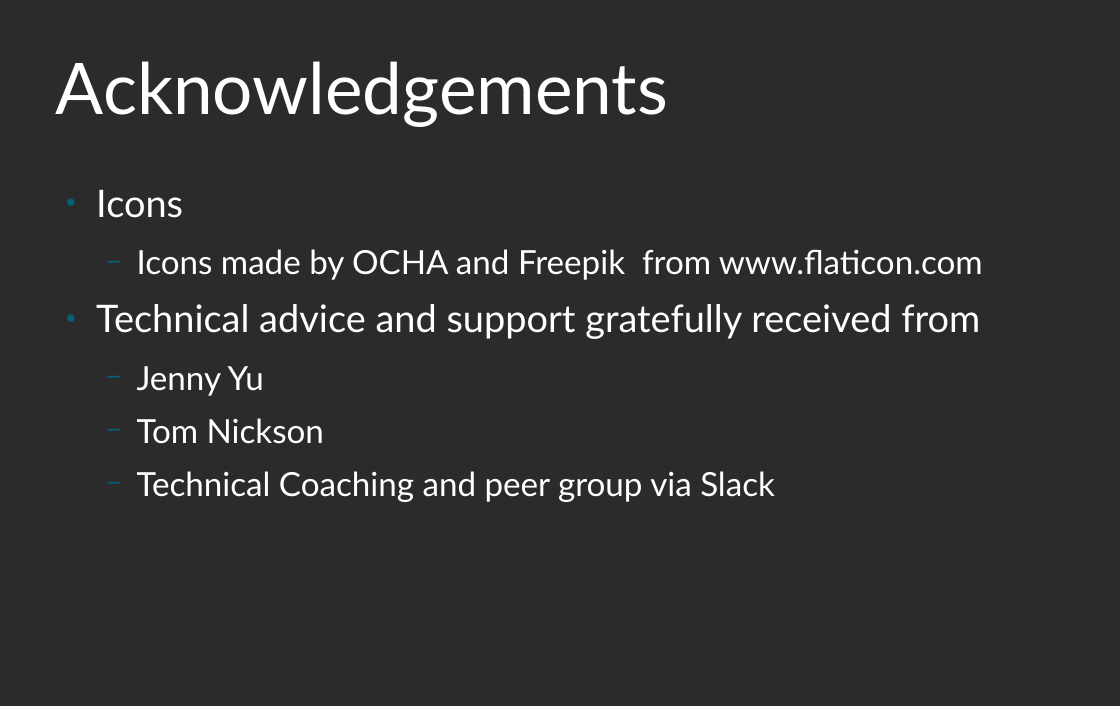
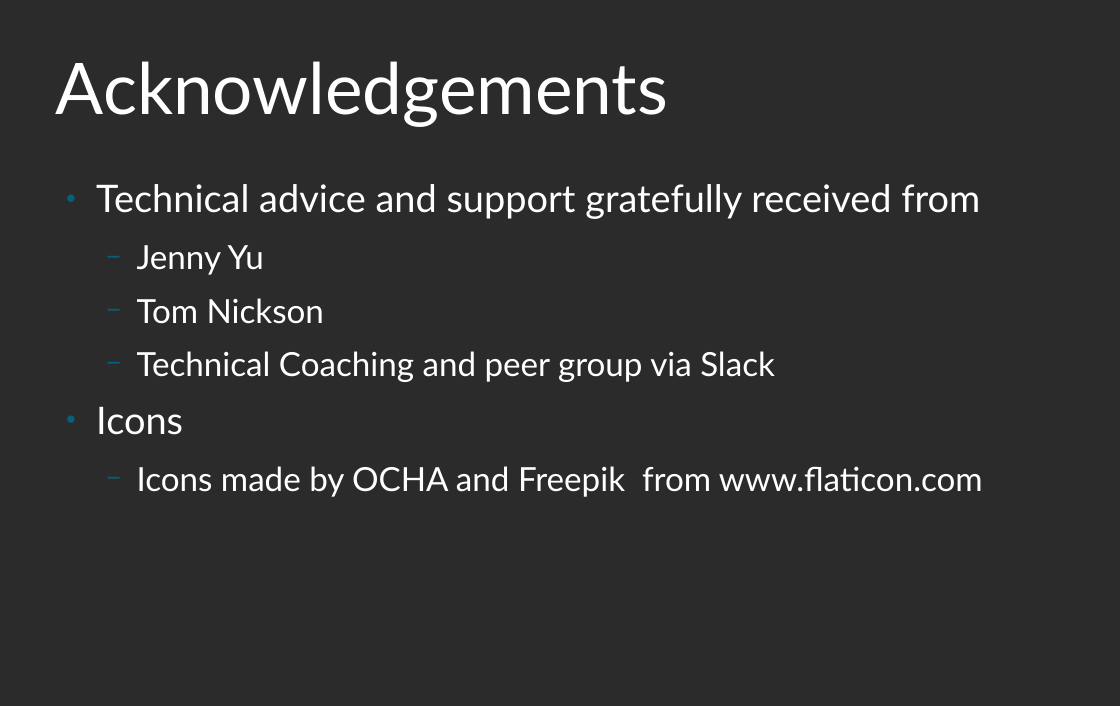
Before and after one commit to SmellsLikeCake/predicting-divorce, a slide deck: slide 18 of Predicting-Divorce.odp. Drawn at 1120x706 pixels with LibreOffice and Linux fonts; fonts in the diff are those of the drawing; background and template pictures are left out; a plain dark background stands for a picture behind light text. Boxes give left, top, right and bottom in pixels: in the first picture for what was removed or moved away, otherwise in the second. Text is boxed around its words. In the diff, an @@ line names an element or a change of style, - is before the commit and + after.

```diff
--- a/Predicting-Divorce.odp
+++ b/Predicting-Divorce.odp
@@ text at box(96, 189, 983, 280): paragraphs removed @@
-● Icons
-  − Icons made by OCHA and Freepik from www.flaticon.com
@@ text at box(96, 406, 983, 497): paragraphs added @@
+● Icons
+  − Icons made by OCHA and Freepik from www.flaticon.com
```
Also in this commit, not shown: 7 other slides changed, 4 slides added, 1 slide removed, 1 other file.
